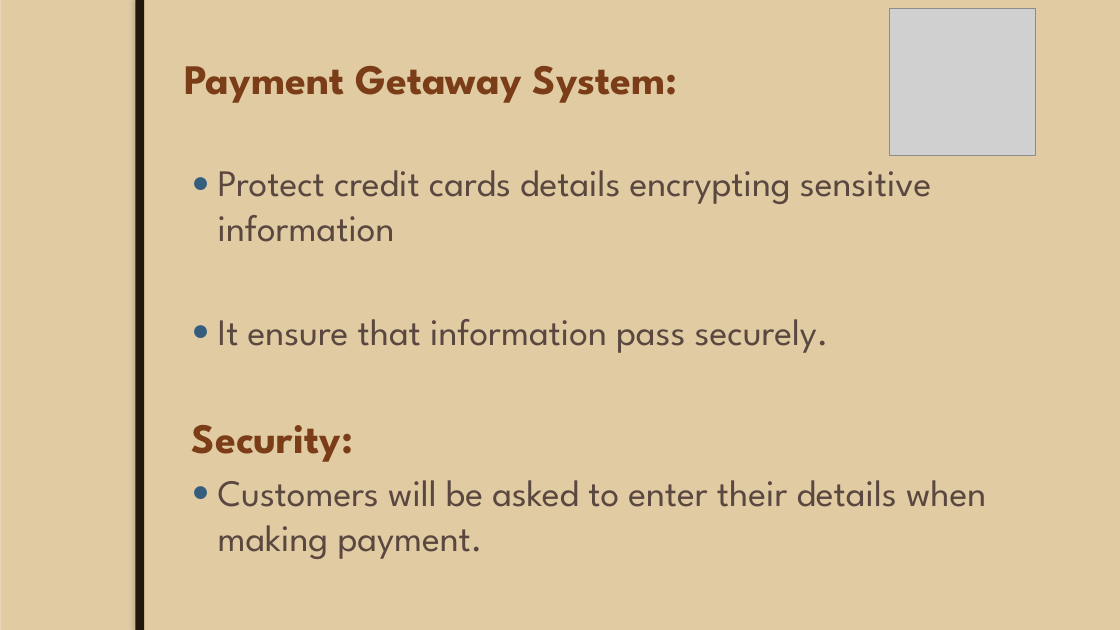
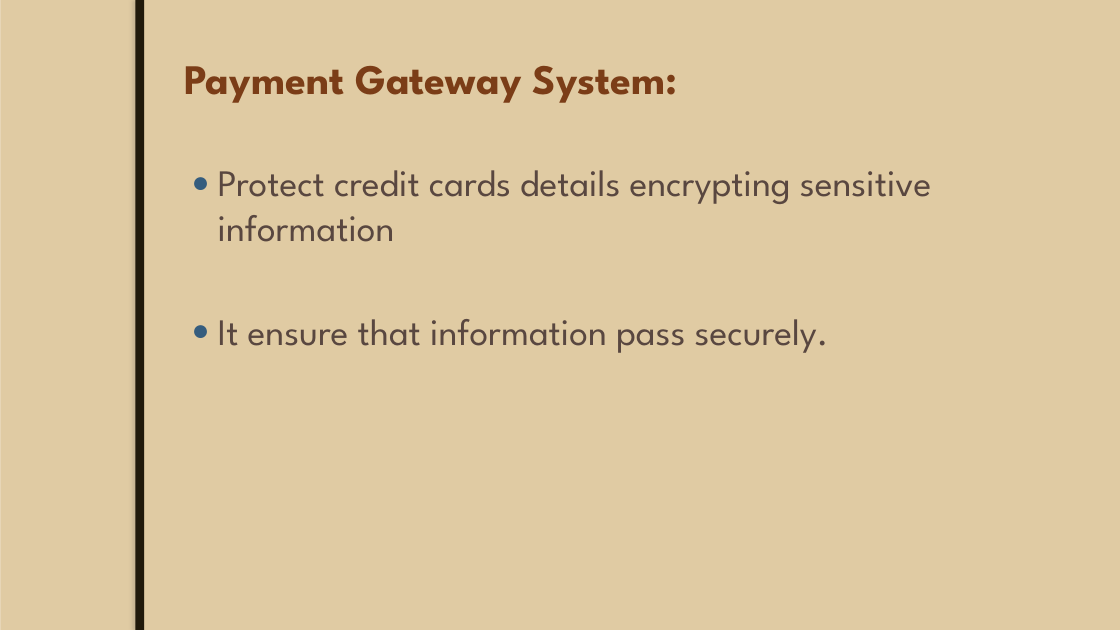
Before and after one commit to JoeyTatu/GoldenYears, a slide deck: slide 7 of Week 8 - Presentation slides/Mid-Term Project.pptx. Drawn at 1120x630 pixels with LibreOffice and Linux fonts; fonts in the diff are those of the drawing; grey boxes stand for pictures; background and template pictures are left out. Boxes give left, top, right and bottom in pixels: in the first picture for what was removed or moved away, otherwise in the second. Text is boxed around its words. In the diff, an @@ line names an element or a change of style, - is before the commit and + after.

```diff
--- a/Week 8 - Presentation slides/Mid-Term Project.pptx
+++ b/Week 8 - Presentation slides/Mid-Term Project.pptx
@@ picture removed at (x1=890, y1=8, x2=1035, y2=155) @@
@@ title at (x1=184, y1=66, x2=678, y2=103): text changed @@
-Payment Getaway System:
+Payment Gateway System:
@@ text at (x1=192, y1=425, x2=986, y2=559): paragraphs removed @@
-Security:
-● Customers will be asked to enter their details when making payment.
```
Also in this commit, not shown: 8 other slides changed, 35 other files.
